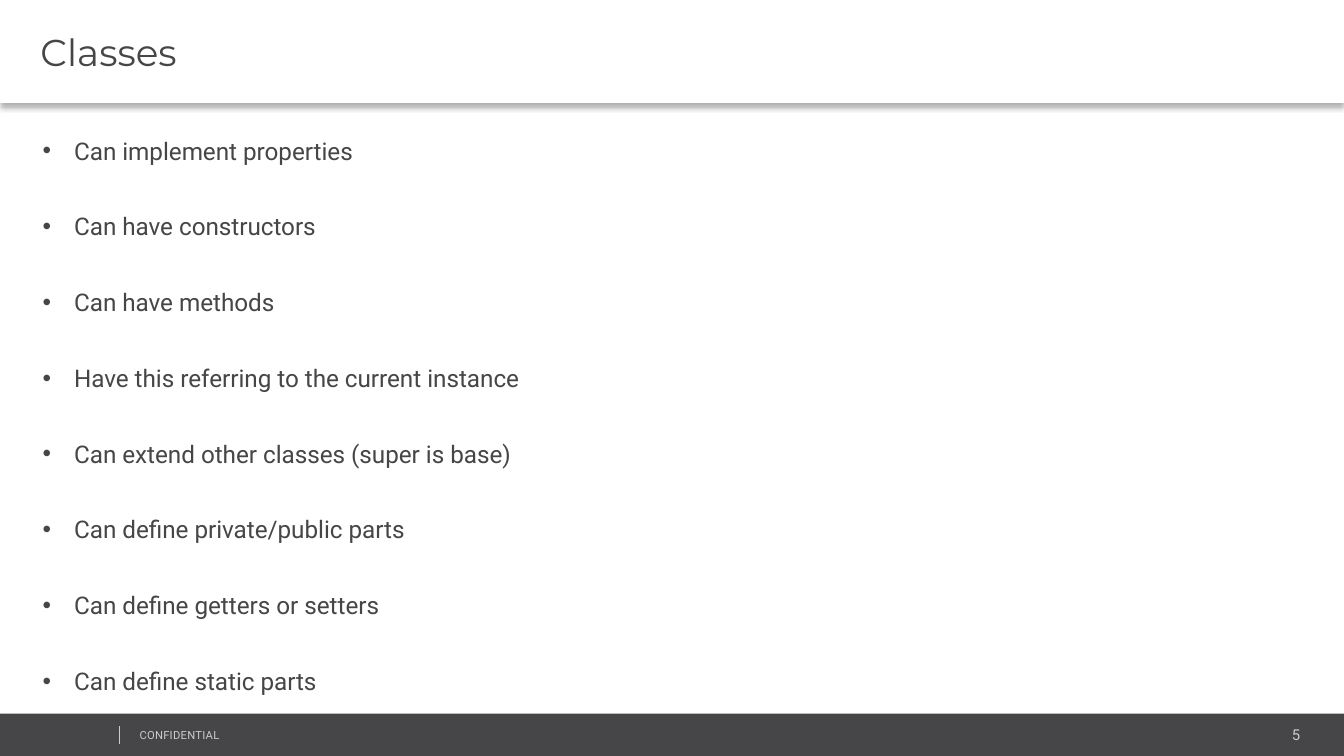
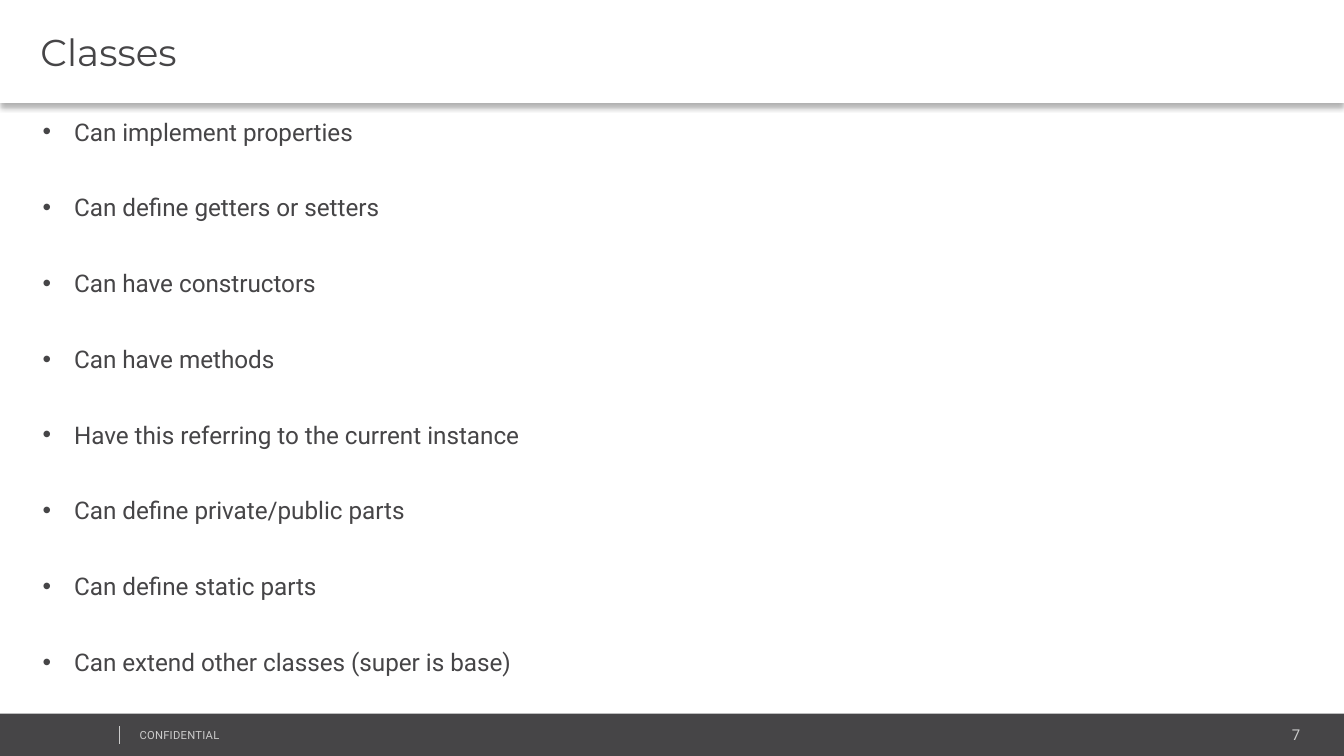
Before and after one commit to IvanPetkovPetkov/TypeScript-Template, a slide deck: slide 7 of EPAM_TypeScriptFundamentals.pptx (slide 5 before the commit). Drawn at 1344x756 pixels with LibreOffice and Linux fonts; fonts in the diff are those of the drawing; background and template pictures are left out. Boxes give left, top, right and bottom in pixels: in the first picture for what was removed or moved away, otherwise in the second. Text is boxed around its words. In the diff, an @@ line names an element or a change of style, - is before the commit and + after.

```diff
--- a/EPAM_TypeScriptFundamentals.pptx
+++ b/EPAM_TypeScriptFundamentals.pptx
@@ text "Can implement properties": place and size @@
-text "Can implement properties" at (74,141,519,695)
+text "Can implement properties" at (74,122,519,677)
@@ text at (74,197,379,221): paragraph added @@
+• Can define getters or setters
@@ text at (74,500,405,600): paragraphs added @@
+• Can define private/public parts
+• Can define static parts
@@ text at (74,519,405,695): paragraphs removed @@
-• Can define private/public parts
-• Can define getters or setters
-• Can define static parts
@@ page number at (1292,729,1300,740): text changed @@
-5
+7
```
Also in this commit, not shown: 2 other slides changed, 2 slides added, 38 other files.
